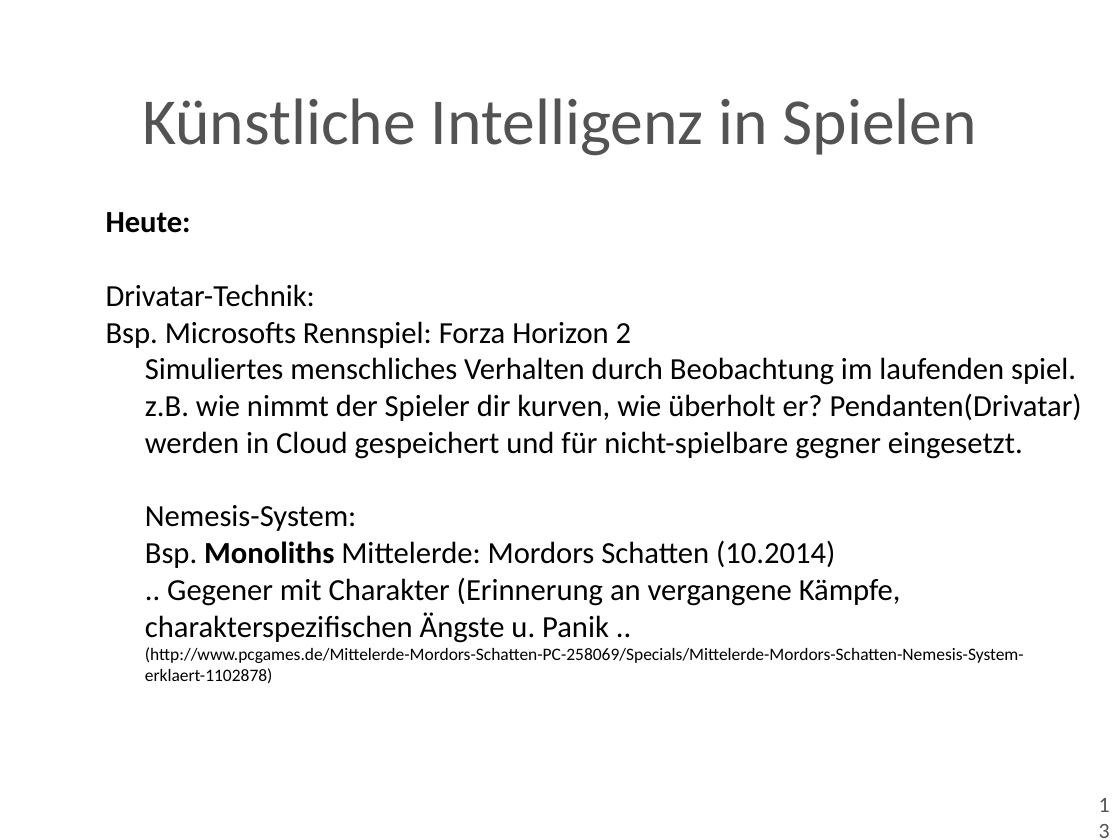
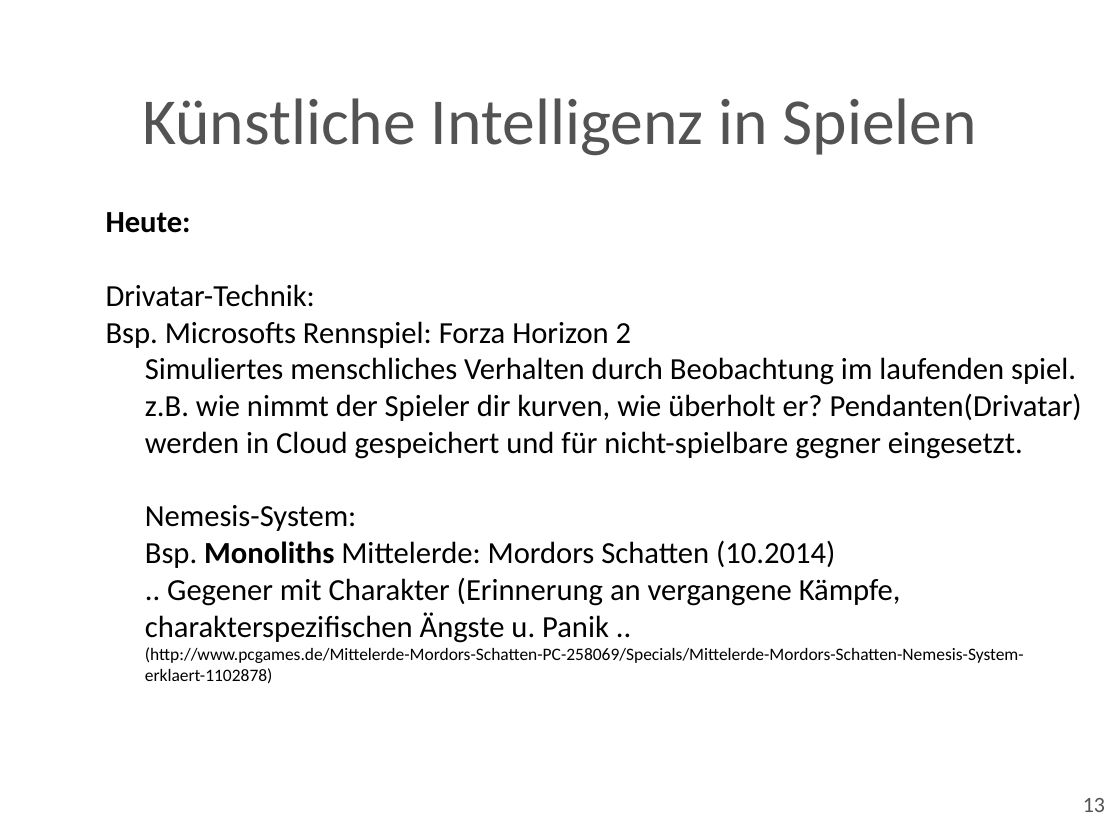
Before and after one commit to Franzi93/Seminar, a slide deck: slide 13 of Präsentation/Künstliche Intelligenz.odp. Drawn at 1120x840 pixels with LibreOffice and Linux fonts; fonts in the diff are those of the drawing; background and template pictures are left out. Boxes give left, top, right and bottom in pixels: in the first picture for what was removed or moved away, otherwise in the second. Text is boxed around its words. In the diff, an @@ line names an element or a change of style, - is before the commit and + after.

```diff
--- a/Präsentation/Künstliche Intelligenz.odp
+++ b/Präsentation/Künstliche Intelligenz.odp
@@ page number rewrapped from (x1=1091, y1=787, x2=1113, y2=824) to (x1=1083, y1=798, x2=1105, y2=812) @@
```
Also in this commit, not shown: 3 other slides changed, 6 slides added, 1 slide removed.
